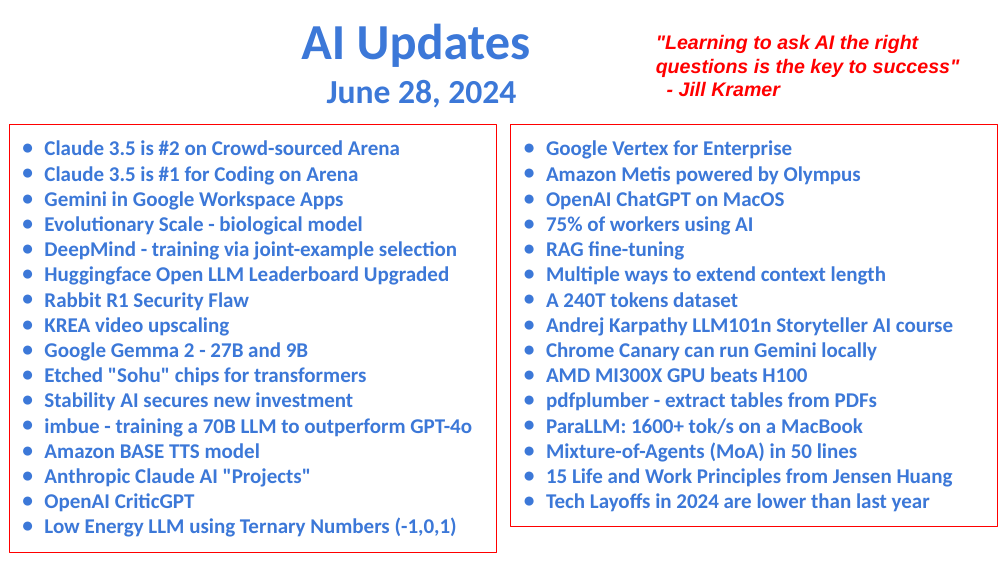
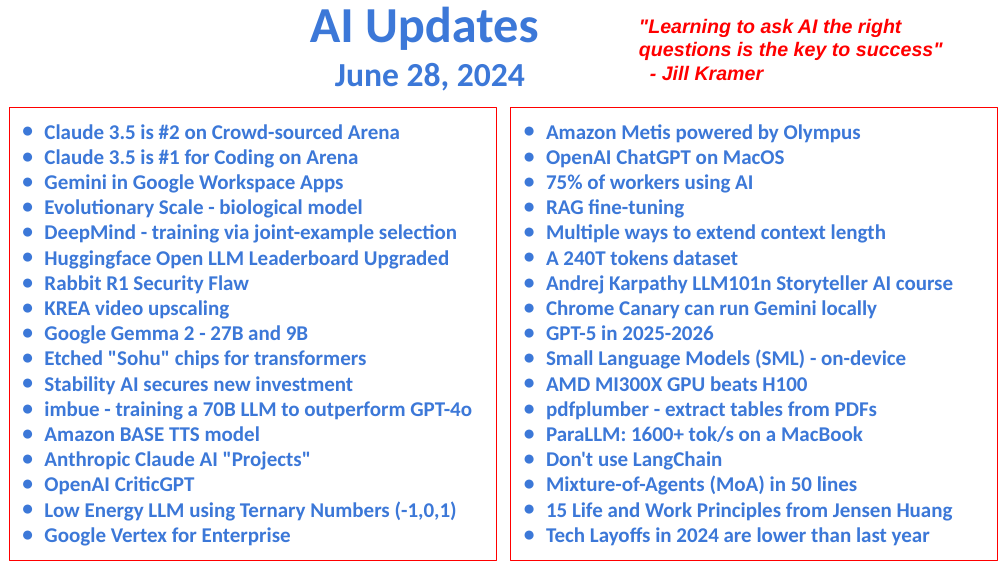
Before and after one commit to lselector/seminar, a slide deck: slide 1 of 2024/2024-06-28-AI-Updates.pptx. Drawn at 1008x567 pixels with LibreOffice and Linux fonts; fonts in the diff are those of the drawing. Boxes give left, top, right and bottom in pixels: in the first picture for what was removed or moved away, otherwise in the second. Text is boxed around its words. In the diff, an @@ line names an element or a change of style, - is before the commit and + after.

Commit message:
update

```diff
--- a/2024/2024-06-28-AI-Updates.pptx
+++ b/2024/2024-06-28-AI-Updates.pptx
@@ text "AI Updates": place and size @@
-text "AI Updates" at [301, 23, 531, 108]
+text "AI Updates" at [310, 6, 539, 91]
@@ text ""Learning to ask AI the ...": place and size @@
-text ""Learning to ask AI the ..." at [656, 34, 960, 97]
+text ""Learning to ask AI the ..." at [639, 18, 943, 81]
@@ rectangle "Claude 3.5 is #2 on ...": place and size @@
-rectangle "Claude 3.5 is #2 on ..." at [9, 125, 496, 552]
+rectangle "Claude 3.5 is #2 on ..." at [9, 108, 496, 560]
@@ rectangle "Amazon Metis powered by Olympus": place and size @@
-rectangle "Amazon Metis powered by Olympus" at [511, 125, 998, 527]
+rectangle "Amazon Metis powered by Olympus" at [511, 108, 998, 560]
@@ text in rectangle at [546, 140, 792, 159]: paragraph removed @@
-● Google Vertex for Enterprise
@@ text in rectangle at [546, 325, 906, 369]: paragraphs added @@
+● GPT-5 in 2025-2026
+● Small Language Models (SML) - on-device
@@ text in rectangle at [546, 451, 723, 470]: paragraph added @@
+● Don't use LangChain
@@ text in rectangle at [44, 527, 291, 546]: paragraph added @@
+● Google Vertex for Enterprise
```
Also in this commit, not shown: 3 other slides changed.
